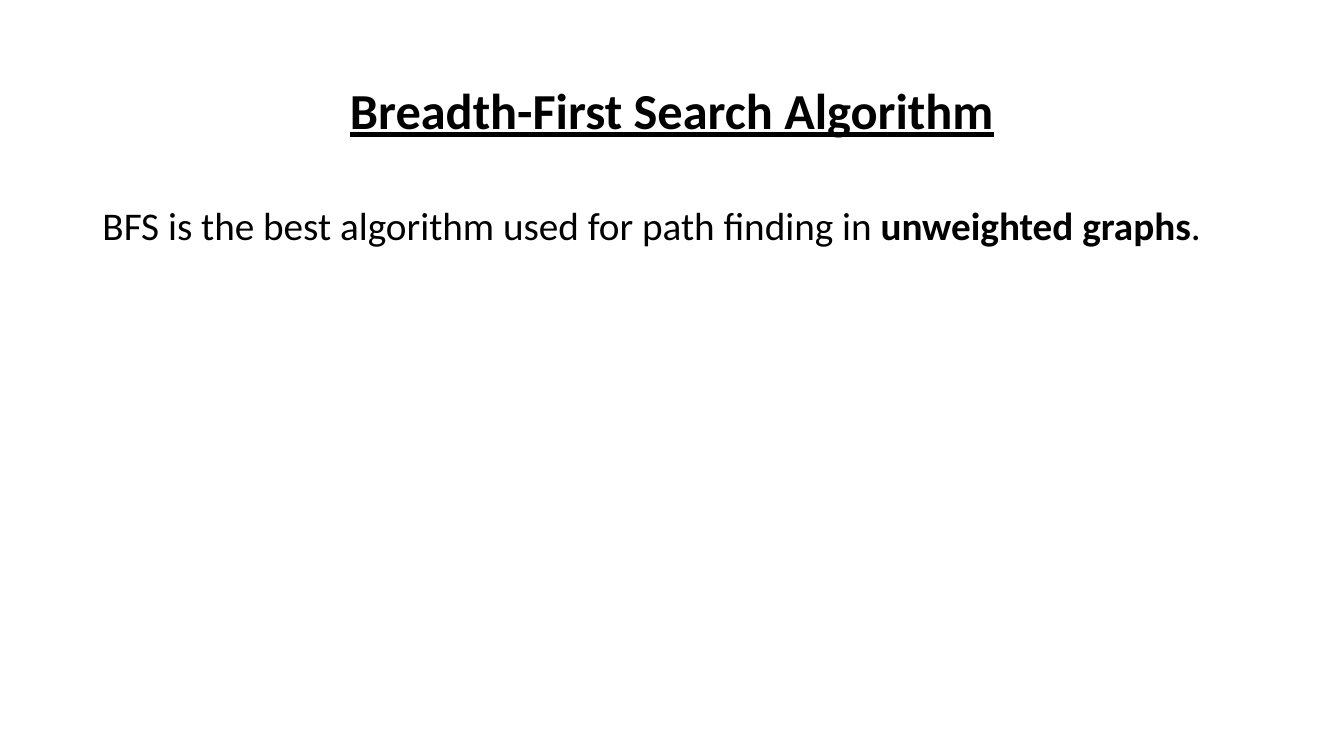
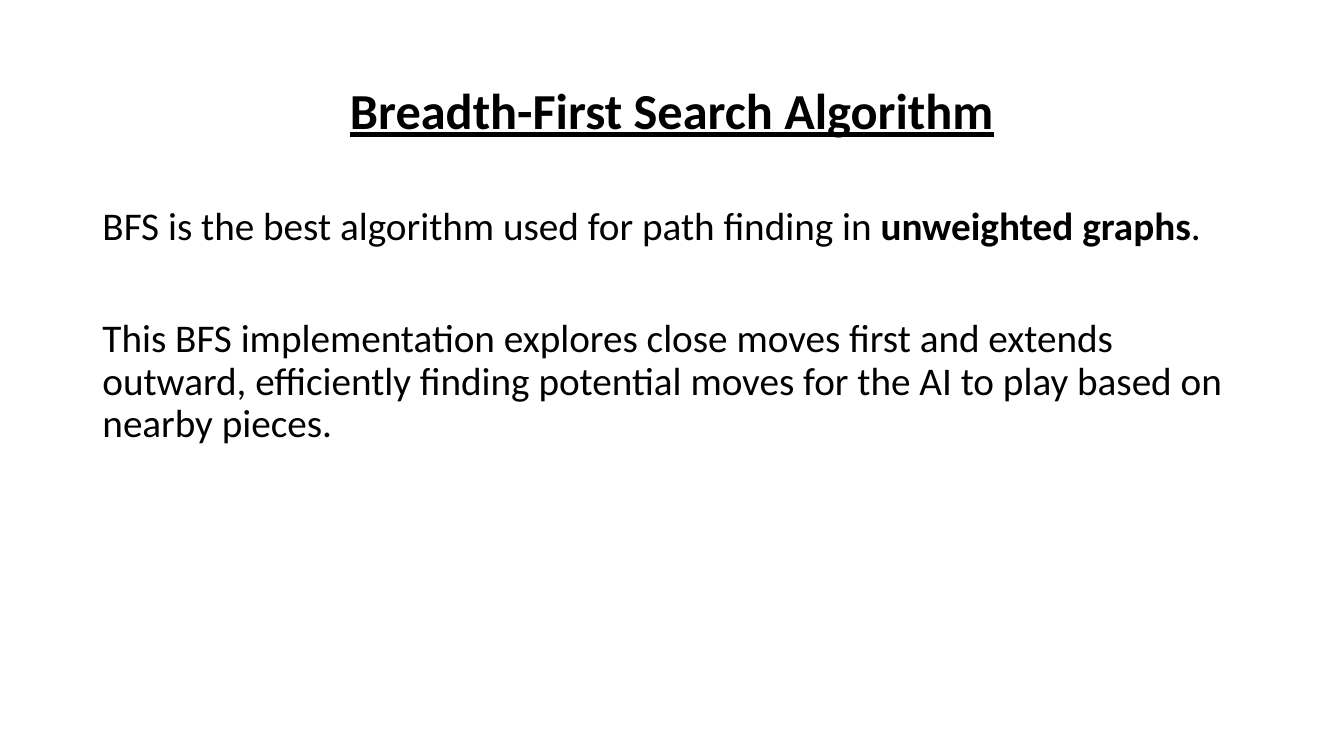
Before and after one commit to ibmbt/group5_graphtheory, a slide deck: slide 18 of group5_graphtheory.pptx (slide 19 before the commit). Drawn at 1344x756 pixels with LibreOffice and Linux fonts; fonts in the diff are those of the drawing. Boxes give left, top, right and bottom in pixels: in the first picture for what was removed or moved away, otherwise in the second. Text is boxed around its words. In the diff, an @@ line names an element or a change of style, - is before the commit and + after.

Commit message:
new slides and updated pdf

```diff
--- a/group5_graphtheory.pptx
+++ b/group5_graphtheory.pptx
@@ text at box(102, 324, 1222, 444): paragraph added @@
+This BFS implementation explores close moves first and extends outward, efficiently finding potential moves for the AI to play based on nearby pieces.
```
Also in this commit, not shown: 1 other slide changed, 2 slides added, 2 slides removed, 4 other files.
